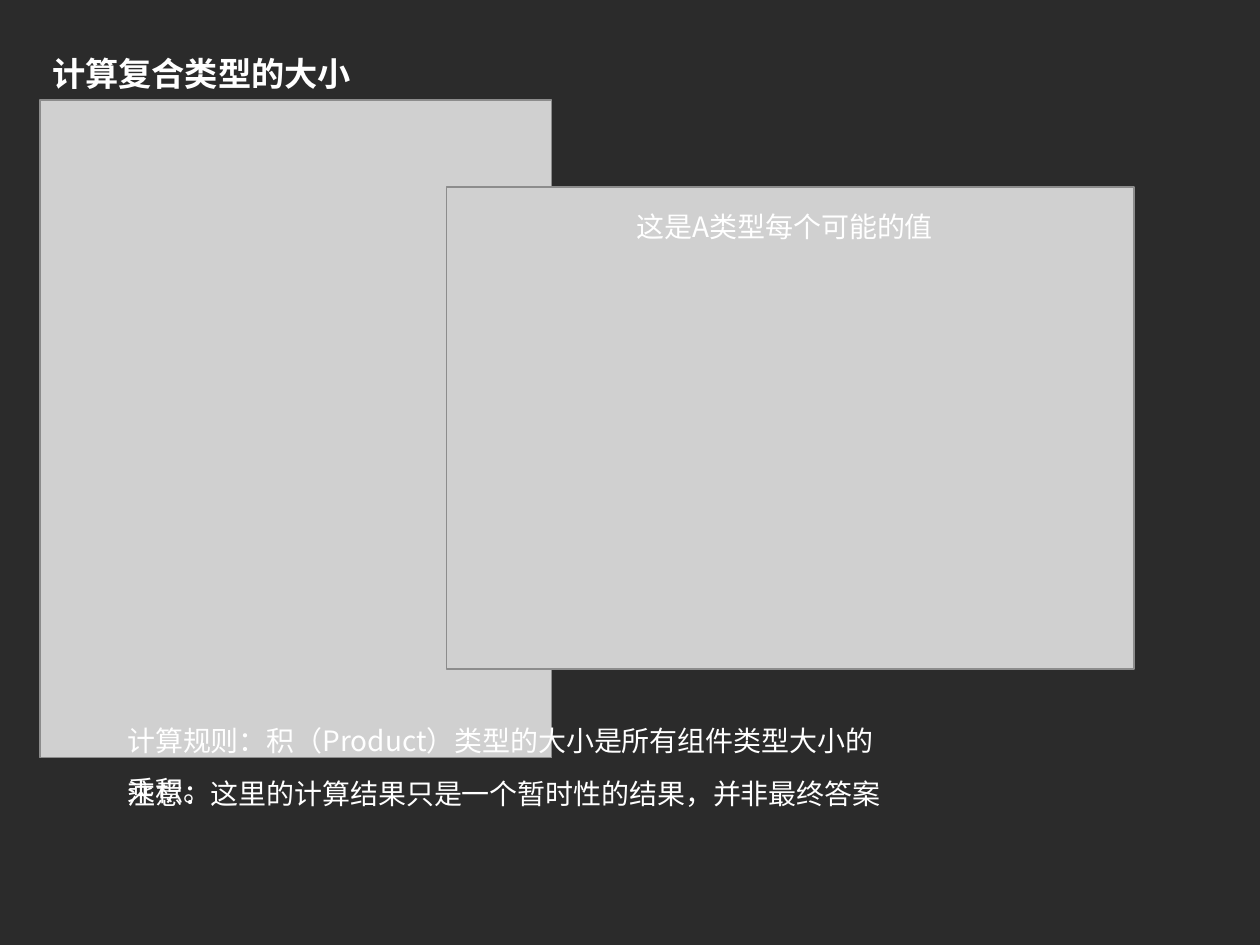
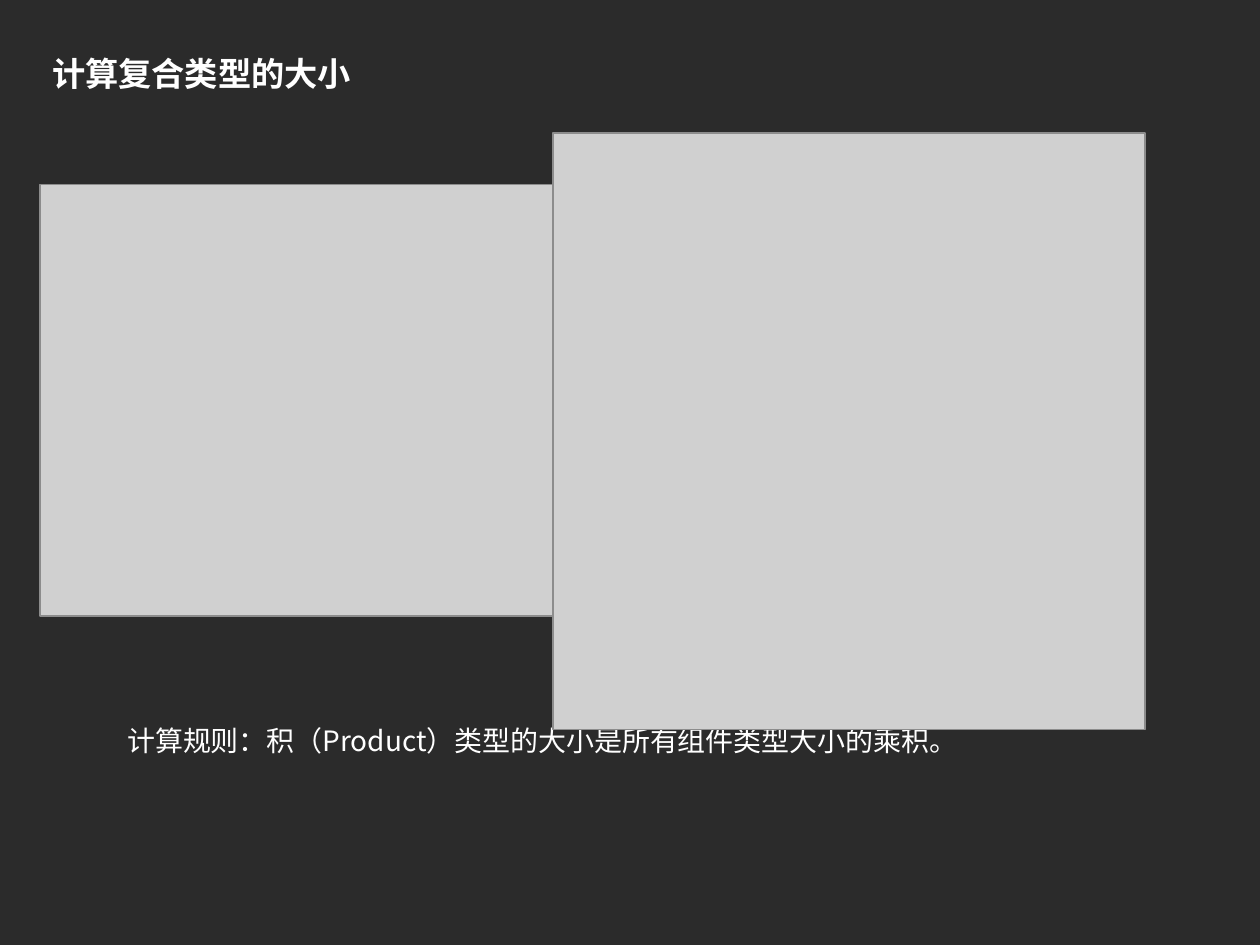
Before and after one commit to imlyzh/pycon, a slide deck: slide 26 of 静态类型的Python.pptx (slide 12 before the commit). Drawn at 1260x945 pixels with LibreOffice and Linux fonts; fonts in the diff are those of the drawing; grey boxes stand for pictures; background and template pictures are left out; a plain dark background stands for a picture behind light text. Boxes give left, top, right and bottom in pixels: in the first picture for what was removed or moved away, otherwise in the second. Text is boxed around its words. In the diff, an @@ line names an element or a change of style, - is before the commit and + after.

```diff
--- a/静态类型的Python.pptx
+++ b/静态类型的Python.pptx
@@ picture: place and size @@
-picture at [446,186,1134,669]
+picture at [553,132,1145,728]
@@ picture: place and size @@
-picture at [40,100,552,757]
+picture at [40,184,649,616]
@@ text removed at [637,214,933,239] @@
-这是A类型每个可能的值
@@ text "计算规则：积（Product）类型的大小是所有组件类型大小的乘积。" rewrapped from [127,723,873,806] to [127,723,957,754] @@
@@ text removed at [127,777,880,807] @@
-注意：这里的计算结果只是一个暂时性的结果，并非最终答案
```
Also in this commit, not shown: 10 other slides changed, 15 slides added, 1 slide removed, 21 other files.
